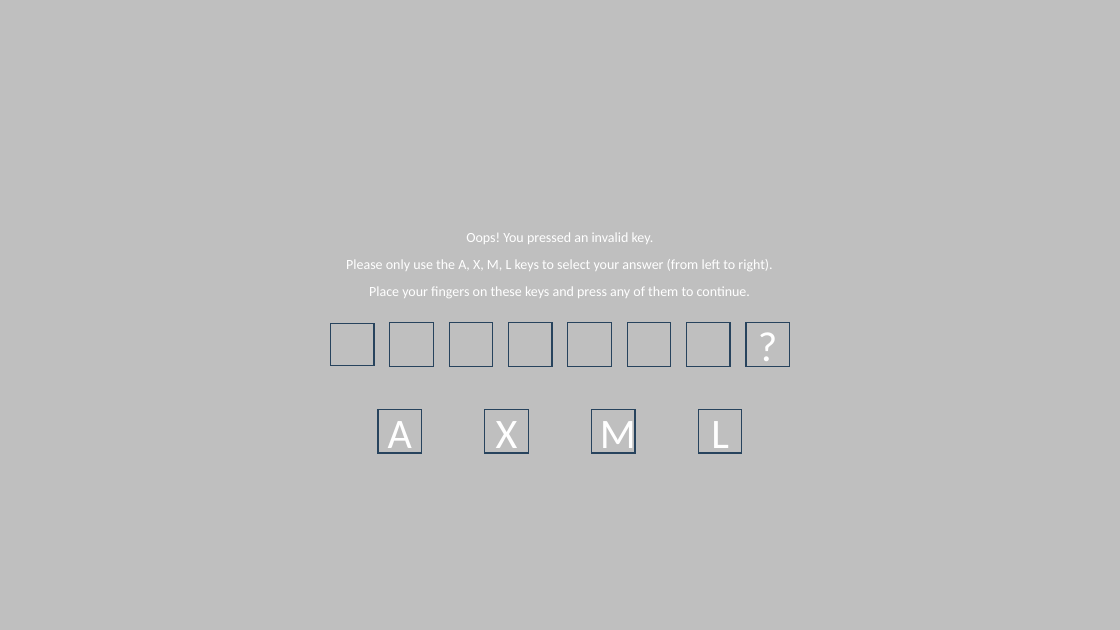
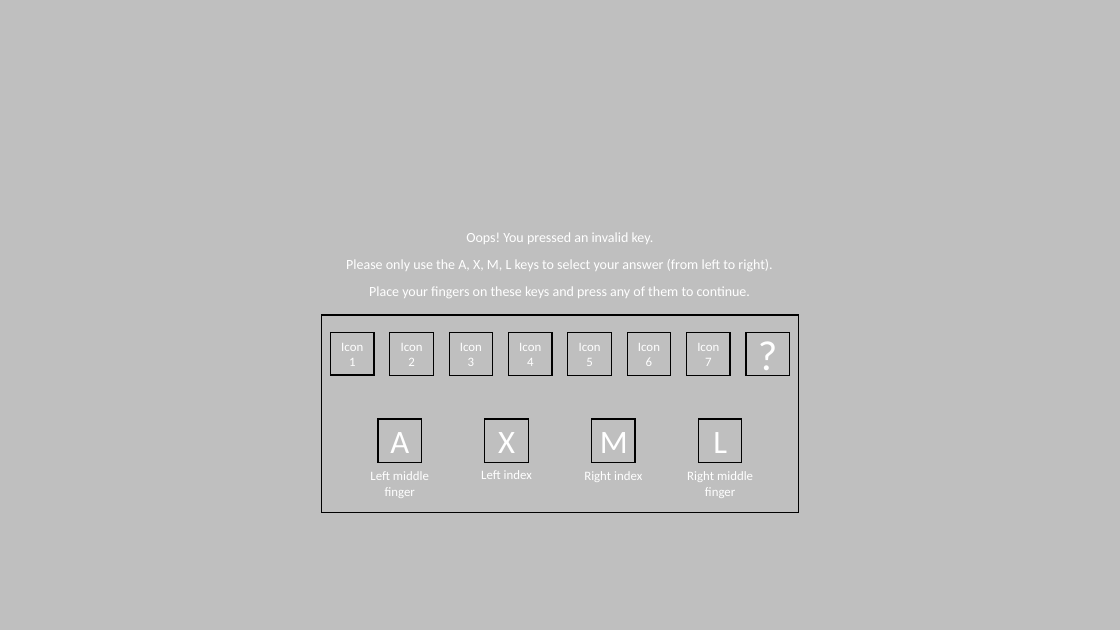
Before and after one commit to chris-pinier/abstract_reasoning, a slide deck: slide 3 of docs/messages.pptx. Drawn at 1120x630 pixels with LibreOffice and Linux fonts; fonts in the diff are those of the drawing. Boxes give left, top, right and bottom in pixels: in the first picture for what was removed or moved away, otherwise in the second. Text is boxed around its words. In the diff, an @@ line names an element or a change of style, - is before the commit and + after.

```diff
--- a/docs/messages.pptx
+++ b/docs/messages.pptx
@@ group removed at box(331, 323, 730, 366): 7 rectangles @@
@@ group added at box(322, 315, 799, 513): 8 rectangles, 4 texts @@
+Right middle finger
+Right index
+Left index
+Left middle finger
+Icon 7
+Icon 6
+Icon 5
+Icon
+4
+Icon3
+Icon 2
+Icon 1
@@ 5 rectangles: place and size @@
-5 rectangles at box(378, 323, 790, 454)
+5 rectangles at box(378, 332, 790, 463)
@@ rectangle "?" at box(746, 332, 790, 376): outline #28445D 1 pt to #000000 1 pt @@
@@ size 36 to 28 pt; outline #28445D 1 pt to #000000 1 pt in 4 elements at box(699, 419, 743, 463), box(592, 419, 635, 463), box(485, 419, 528, 463), box(378, 419, 422, 463) @@
```
Also in this commit, not shown: 2 other slides changed, 1 slide added, 8 other files.
